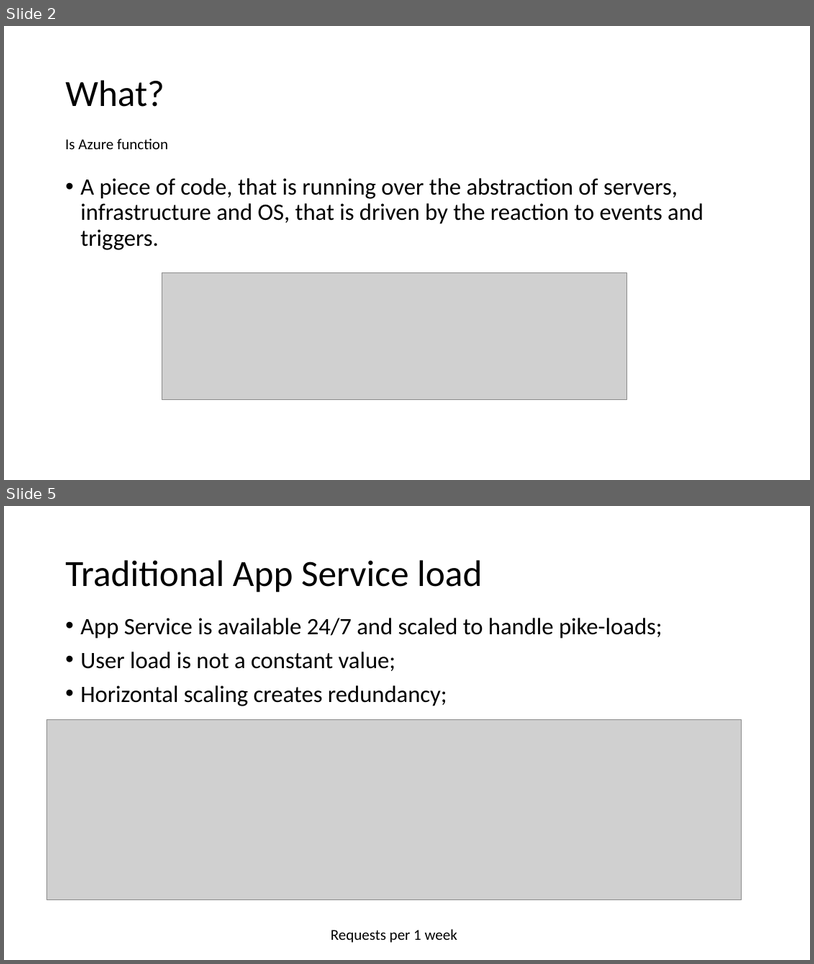
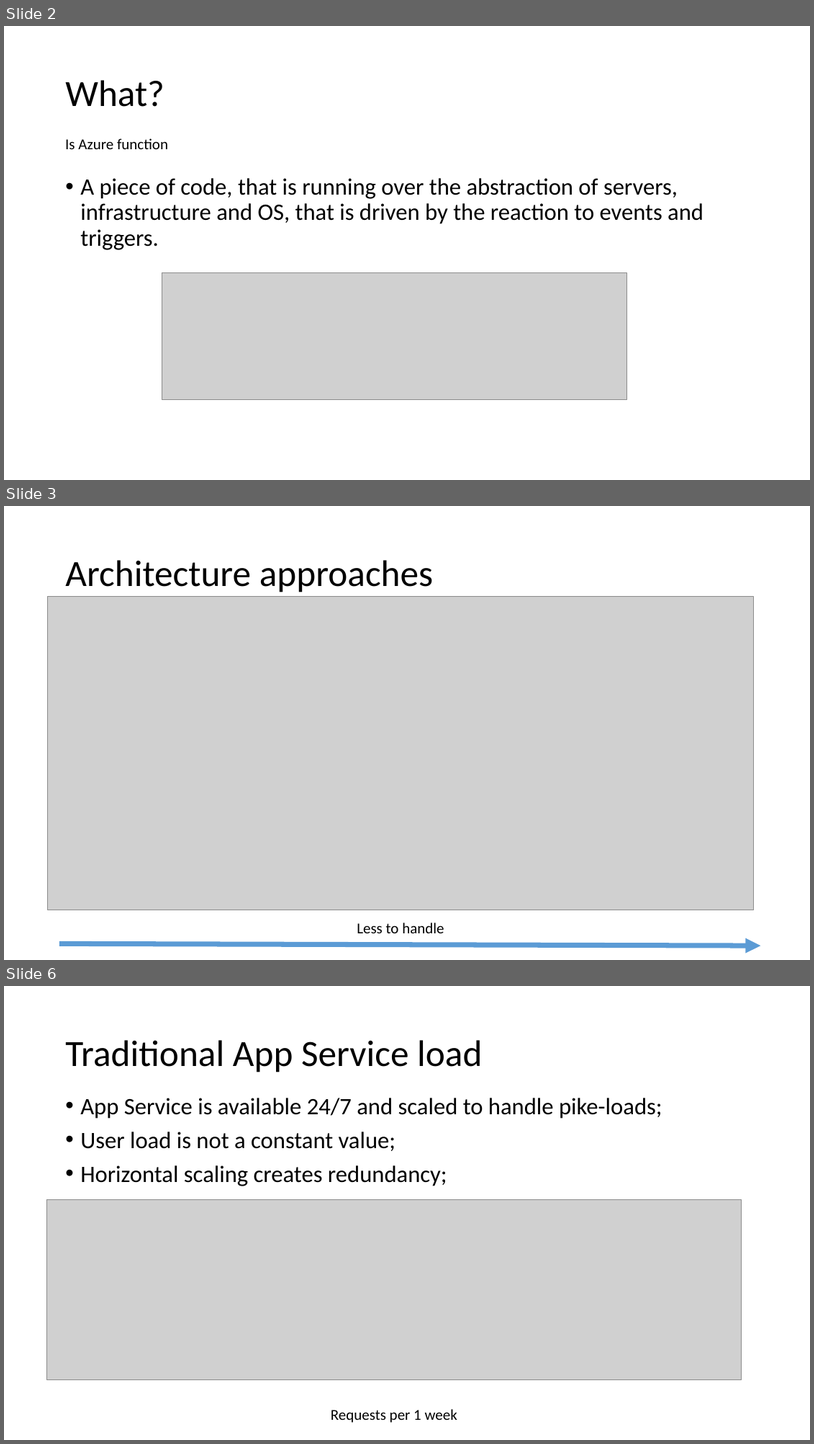
Before and after one commit to Dekorg/TrackApartmentsApp, a slide deck: Presentation/Azure Functions.pptx. Shown one above the other, each under a label of ours: slides 2 and 5 before the commit, slides 2, 3 and 6 after it; the slides between them are not shown. The pictures are 814x964 and 814x1444 pixels, drawn with LibreOffice and Linux fonts; fonts in the diff are those of the drawing; grey boxes stand for pictures. Boxes give left, top, right and bottom in pixels: in the first picture for what was removed or moved away, otherwise in the second. Text is boxed around its words. In the diff, an @@ line names an element or a change of style, - is before the commit and + after.

```diff
--- a/Presentation/Azure Functions.pptx
+++ b/Presentation/Azure Functions.pptx
@@ slide 3 added at (4,506,810,960), background #FFFFFF @@
@@ title added at (65,560,433,592), 44 pt, text #000000 @@
+Architecture approaches
@@ picture added at (48,596,754,910) @@
@@ text added at (357,922,444,933), 18 pt, text #000000 @@
+Less to handle
@@ arrow added from (59, 943) to (761, 945), #5B9BD5 6 pt @@
@@ what was slide 5 is now slide 6 @@
```
Also in this commit, not shown: 4 slides changed, 2 other slides added, 4 other files.
